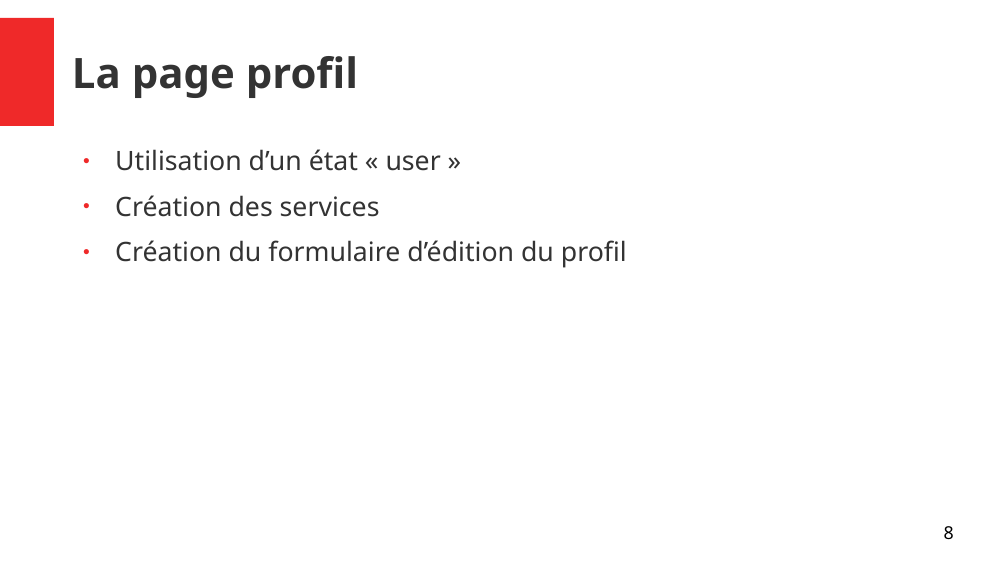
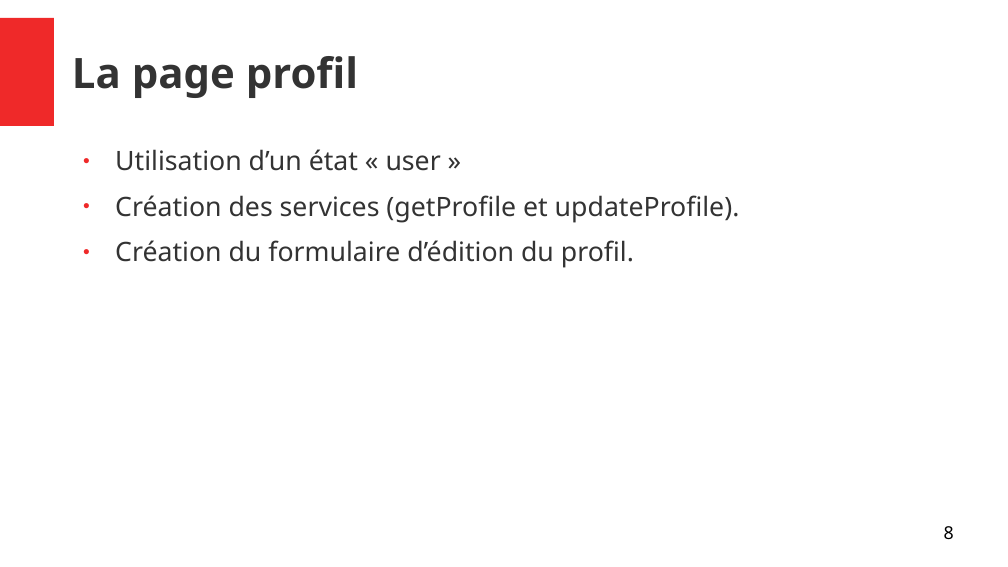
Before and after one commit to joskapotin/joskapotin_13_01042022, a slide deck: slide 8 of OC/SOUTENANCE/presentationProjet13.odp. Drawn at 1008x567 pixels with LibreOffice and Linux fonts; fonts in the diff are those of the drawing. Boxes give left, top, right and bottom in pixels: in the first picture for what was removed or moved away, otherwise in the second. Text is boxed around its words. In the diff, an @@ line names an element or a change of style, - is before the commit and + after.

```diff
--- a/OC/SOUTENANCE/presentationProjet13.odp
+++ b/OC/SOUTENANCE/presentationProjet13.odp
@@ text at (x1=115, y1=195, x2=740, y2=268): text changed @@
-● Création des services
-● Création du formulaire d’édition du profil
+● Création des services (getProfile et updateProfile).
+● Création du formulaire d’édition du profil.
```
Also in this commit, not shown: 3 other slides changed, 1 other file.
